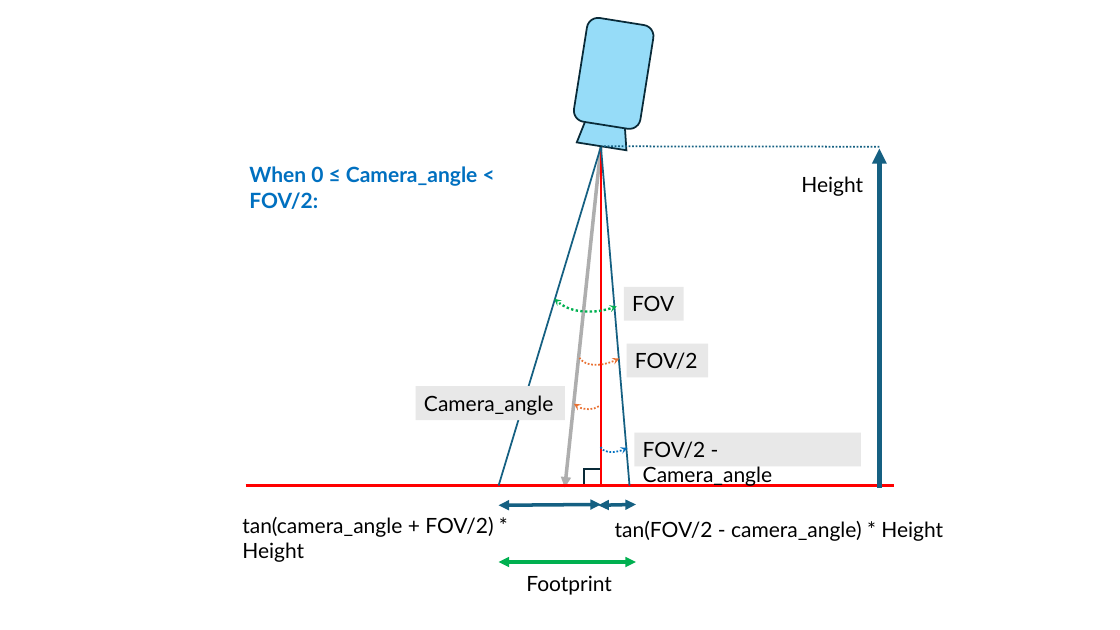
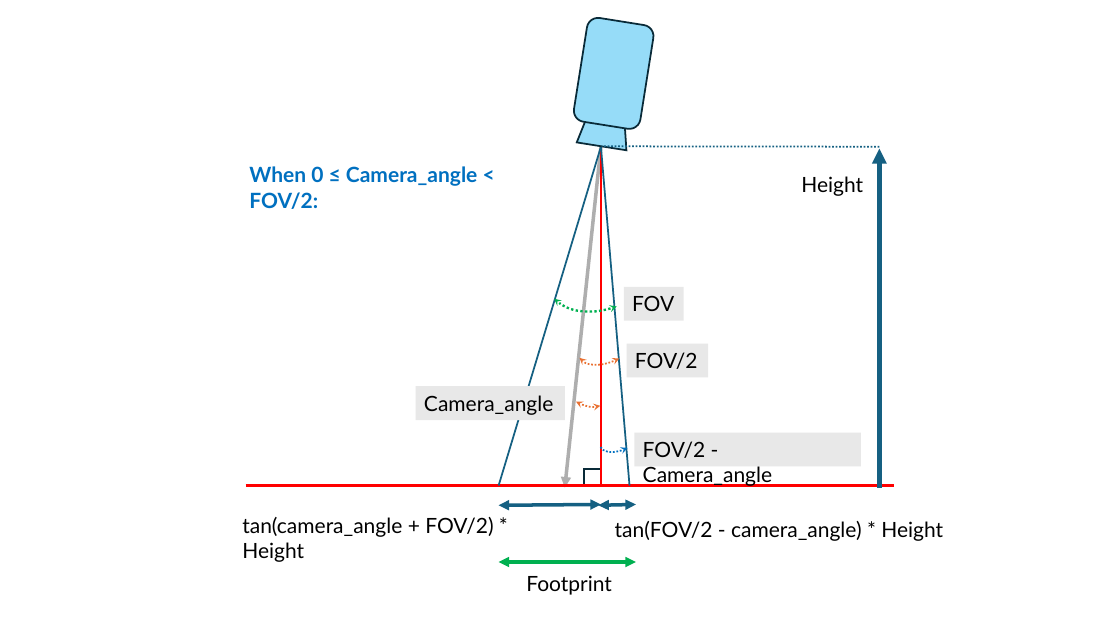
Before and after one commit to chgenedu/oa-drone-trajectory-mar-2025, a slide deck: slide 2 of assets/CH_assets/diagrams.pptx. Drawn at 1120x630 pixels with LibreOffice and Linux fonts; fonts in the diff are those of the drawing. Boxes give left, top, right and bottom in pixels: in the first picture for what was removed or moved away, otherwise in the second. Text is boxed around its words. In the diff, an @@ line names an element or a change of style, - is before the commit and + after.

```diff
--- a/assets/CH_assets/diagrams.pptx
+++ b/assets/CH_assets/diagrams.pptx
@@ arc (boxed as its full ellipse) at [555,365,612,414]: rotation 130 to 120 degrees @@
```
Also in this commit, not shown: 5 other files.
